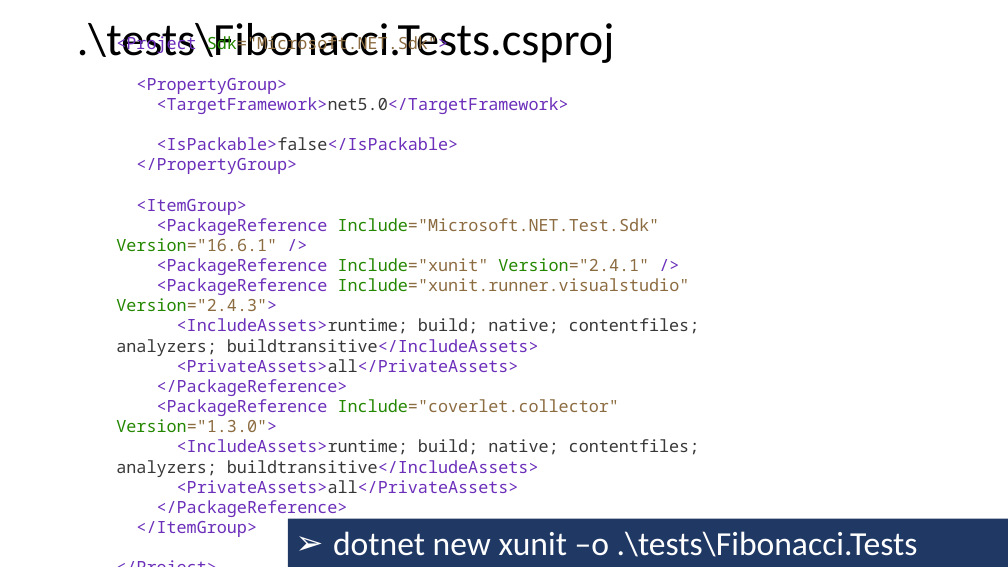
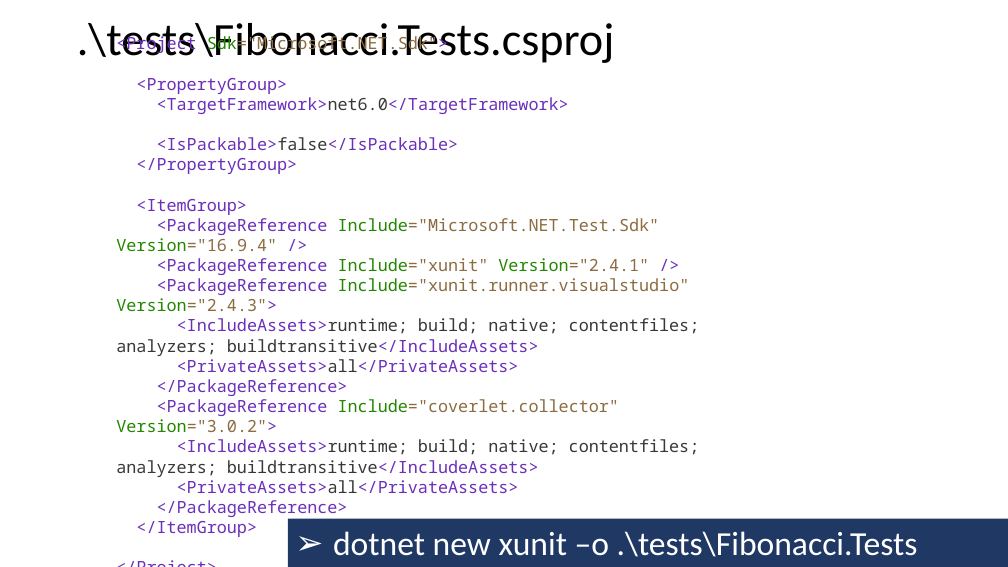
Before and after one commit to guillaume-chervet/course.dotnet, a slide deck: slide 95 of documentations/dotnet6.pptx (slide 94 before the commit). Drawn at 1008x567 pixels with LibreOffice and Linux fonts; fonts in the diff are those of the drawing. Boxes give left, top, right and bottom in pixels: in the first picture for what was removed or moved away, otherwise in the second. Text is boxed around its words. In the diff, an @@ line names an element or a change of style, - is before the commit and + after.

Commit message:
update

```diff
--- a/documentations/dotnet6.pptx
+++ b/documentations/dotnet6.pptx
@@ text at bbox=[116, 78, 700, 537]: text changed @@
-<Project Sdk="Microsoft.NET.Sdk">
-<PropertyGroup>
-<TargetFramework>net5.0</TargetFramework>
-<IsPackable>false</IsPackable>
-</PropertyGroup>
-<ItemGroup>
-<PackageReference Include="Microsoft.NET.Test.Sdk" Version="16.6.1" />
-<PackageReference Include="xunit" Version="2.4.1" />
-<PackageReference Include="xunit.runner.visualstudio" Version="2.4.3">
-<IncludeAssets>runtime; build; native; contentfiles; analyzers; buildtransitive</IncludeAssets>
-<PrivateAssets>all</PrivateAssets>
-</PackageReference>
-<PackageReference Include="coverlet.collector" Version="1.3.0">
-<IncludeAssets>runtime; build; native; contentfiles; analyzers; buildtransitive</IncludeAssets>
-<PrivateAssets>all</PrivateAssets>
-</PackageReference>
-</ItemGroup>
-</Project>
+<Project Sdk="Microsoft.NET.Sdk">
+<PropertyGroup>
+<TargetFramework>net6.0</TargetFramework>
+<IsPackable>false</IsPackable>
+</PropertyGroup>
+<ItemGroup>
+<PackageReference Include="Microsoft.NET.Test.Sdk" Version="16.9.4" />
+<PackageReference Include="xunit" Version="2.4.1" />
+<PackageReference Include="xunit.runner.visualstudio" Version="2.4.3">
+<IncludeAssets>runtime; build; native; contentfiles; analyzers; buildtransitive</IncludeAssets>
+<PrivateAssets>all</PrivateAssets>
+</PackageReference>
+<PackageReference Include="coverlet.collector" Version="3.0.2">
+<IncludeAssets>runtime; build; native; contentfiles; analyzers; buildtransitive</IncludeAssets>
+<PrivateAssets>all</PrivateAssets>
+</PackageReference>
+</ItemGroup>
+</Project>
```
Also in this commit, not shown: 2 other slides changed, 3 slides added.
